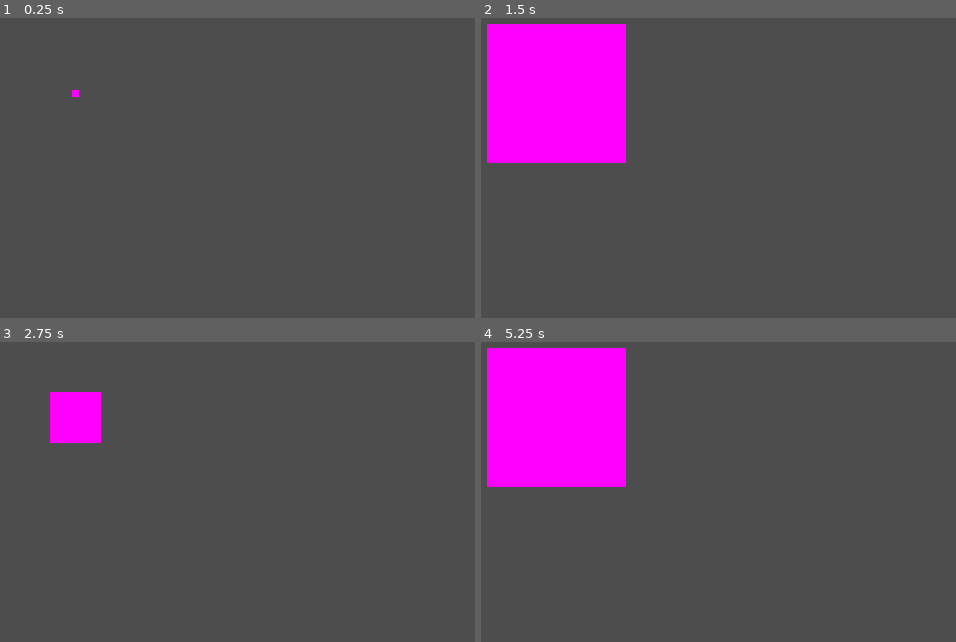
Above: before the commit, frames 1-4 (two rows, left to right).
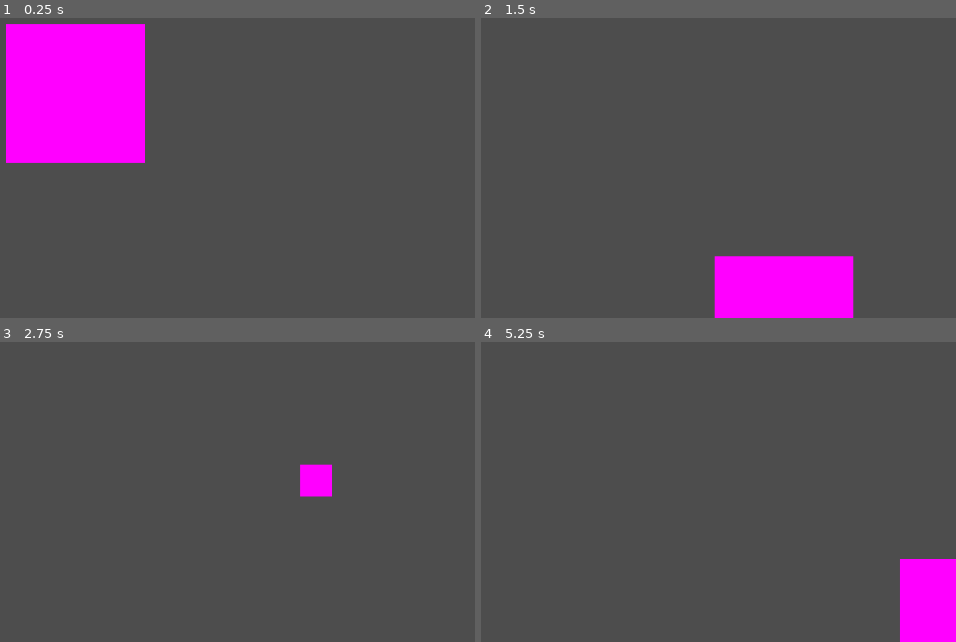
Above: after the commit, the same moments.

Repository: ketexon/ld56-team-3
Game: Godot game, scene res://game.tscn
Two runs of this game, one before a commit and one after it. Both use one fixed random seed, a clock stepped at 60 frames per second and the inputs below.
Inputs (mouse positions are in pixels of both pictures, inside the frame that each line leads up to):
- Up to frame 1 (0.25 s): no input
- Up to frame 2 (1.5 s): tap Enter at 0.5 s; move the mouse to (732, 72) at 0.52 s; hold Space (center_on_colony) 0.53-1.28 s; click (732, 72) at 0.67 s; tap 1 (zoom_0) at 0.8, 1.35 s; move the mouse to (outside the picture) at 1.27 s; click (outside the picture) at 1.42 s
- Up to frame 3 (2.75 s): tap 2 (zoom_1) at 1.55 s; tap Enter at 2 s; move the mouse to (outside the picture) at 2.02 s; hold 2 (zoom_1) from 2.03 s (still down); click (outside the picture) at 2.17 s; tap 3 (zoom_2) at 2.3 s
- Up to frame 4 (5.25 s): tap Space (center_on_colony) at 2.75, 3.8, 4.35, 5 s; move the mouse to (514, 507) at 2.77 s; release 2 (zoom_1) at 2.78 s; tap 3 (zoom_2) at 2.85 s; click (514, 507) at 2.92 s; tap 4 (zoom_3) at 3.05 s; move the mouse to (794, 486) at 3.52 s; hold 4 (zoom_3) 3.53-4.28 s; click (794, 486) at 3.67 s; tap Enter at 4.25 s; move the mouse to (outside the picture) at 4.27 s; click (outside the picture) at 4.42 s; tap 1 (zoom_0) at 4.55 s; move the mouse to (595, 417) at 5.02 s; hold 1 (zoom_0) from 5.03 s (still down); click (595, 417) at 5.17 s

The runs differ from the first frame. In frame 1, 14% of the frame differs, in the area x 1-31%, y 2-49%; in frame 2, 20%, in the area x 1-79%, y 2-100%; in frame 3, 2.6%; in frame 4, 17%.
Error after the commit: Invalid access to property or key 'shift_pressed' on a base object of type 'int'. (res://CameraControls.gd:24)

Commit message:
finished camera movement

Diff:
--- a/CameraControls.gd
+++ b/CameraControls.gd
@@ -4,64 +4,75 @@
 @export var colony_view_zoom = 20.0
 @export var map_view_zoom = 1.0
 @export var zoom_duration = 1.0
-@export var zoom_curve: Curve
+@export var pan_speed: float = 10.0
+@export var scroll_speed: float = 10.0
+@export var scroll_sensitivity: float = 0.01
 
 var start_cursor_pos: Vector2
 var start_pos: Vector2
 
-var zooming = false
-var zoom_start: float = colony_view_zoom
 var zoom_goal: float = colony_view_zoom
-var zoom_t: float = 0
+
+var last_zoom_level: int = -1
+
+var zoom_percent: float = 0
+
+@onready var pan_goal: Vector2 = position
 
 func _input(event: InputEvent) -> void:
 	if event is InputEventMouseButton:
-		if event.button_index == MOUSE_BUTTON_LEFT:
+		var mods = event.get_modifiers_mask().shift_pressed
+		if event.button_index == MOUSE_BUTTON_LEFT and not mods.shift_pressed:
 			if event.pressed:
 				start_cursor_pos = get_viewport().get_mouse_position()
 				start_pos = position
+		if event.button_index == MOUSE_BUTTON_WHEEL_UP:
+			set_zoom_percent(zoom_percent + scroll_sensitivity)
+		if event.button_index == MOUSE_BUTTON_WHEEL_DOWN:
+			set_zoom_percent(zoom_percent - scroll_sensitivity)
+
 	if event.is_action_pressed("center_on_colony"):
 		center_on_player()
+
+	var cur_zoom_level = null
 	if event.is_action_pressed("zoom_0"):
 		set_zoom_percent(0)
+		cur_zoom_level = 0
 	if event.is_action_pressed("zoom_1"):
 		set_zoom_percent(0.33)
+		cur_zoom_level = 1
 	if event.is_action_pressed("zoom_2"):
 		set_zoom_percent(0.66)
+		cur_zoom_level = 2
 	if event.is_action_pressed("zoom_3"):
 		set_zoom_percent(1)
+		cur_zoom_level = 3
+
+	if cur_zoom_level != null:
+		if cur_zoom_level == last_zoom_level:
+			center_on_player()
+		last_zoom_level = cur_zoom_level
 
 
-func _process(_delta: float) -> void:
+func _process(delta: float) -> void:
 	if Input.is_mouse_button_pressed(MOUSE_BUTTON_LEFT):
 		var cur_pos := get_viewport().get_mouse_position()
 		var delta_pos := cur_pos - start_cursor_pos
-		position = start_pos - delta_pos
+		pan_goal = start_pos - delta_pos/zoom.x
 
-	if zooming:
-		zoom_t += _delta
-		if zoom_t < zoom_duration:
-			var t = zoom_curve.sample(zoom_t / zoom_duration)
-			zoom.x = lerpf(
-				zoom_start,
-				zoom_goal,
-				t
-			);
-			zoom.y = zoom.x
+	zoom.x = lerpf(
+		zoom.x,
+		zoom_goal,
+		delta * scroll_speed
+	);
+	zoom.y = zoom.x
 
-			position = Colony.player_colony.position
-		else:
-			zoom.x = zoom_goal
-			zoom.y = zoom.x
-			zooming = false
-
+	position = lerp(position, pan_goal, delta * pan_speed)
 
 
 func set_zoom_percent(percent: float):
-	zooming = true
-	zoom_t = 0
-	zoom_start = zoom.x
-	zoom_goal = lerp(colony_view_zoom, map_view_zoom, percent)
+	zoom_percent = clampf(percent, 0, 1)
+	zoom_goal = lerp(colony_view_zoom, map_view_zoom, sqrt(zoom_percent))
 
 func center_on_player():
-	pass
+	pan_goal = Colony.player_colony.position
--- a/game.tscn
+++ b/game.tscn
@@ -1,11 +1,7 @@
-[gd_scene load_steps=5 format=3 uid="uid://b33kuaqm0s1q"]
+[gd_scene load_steps=4 format=3 uid="uid://b33kuaqm0s1q"]
 
 [ext_resource type="Script" path="res://CameraControls.gd" id="1_6r02h"]
 [ext_resource type="Script" path="res://Colony.gd" id="2_mgtgc"]
-
-[sub_resource type="Curve" id="Curve_ih8dt"]
-_data = [Vector2(0, 0), 0.0, 0.0, 0, 0, Vector2(1, 1), 0.0, 0.0, 0, 0]
-point_count = 2
 
 [sub_resource type="PlaceholderTexture2D" id="PlaceholderTexture2D_pm4x3"]
 
@@ -14,7 +10,8 @@
 [node name="Camera2D" type="Camera2D" parent="."]
 script = ExtResource("1_6r02h")
 zoom_duration = 0.2
-zoom_curve = SubResource("Curve_ih8dt")
+pan_speed = 30.0
+scroll_speed = 30.0
 
 [node name="Colony" type="Node2D" parent="."]
 script = ExtResource("2_mgtgc")
